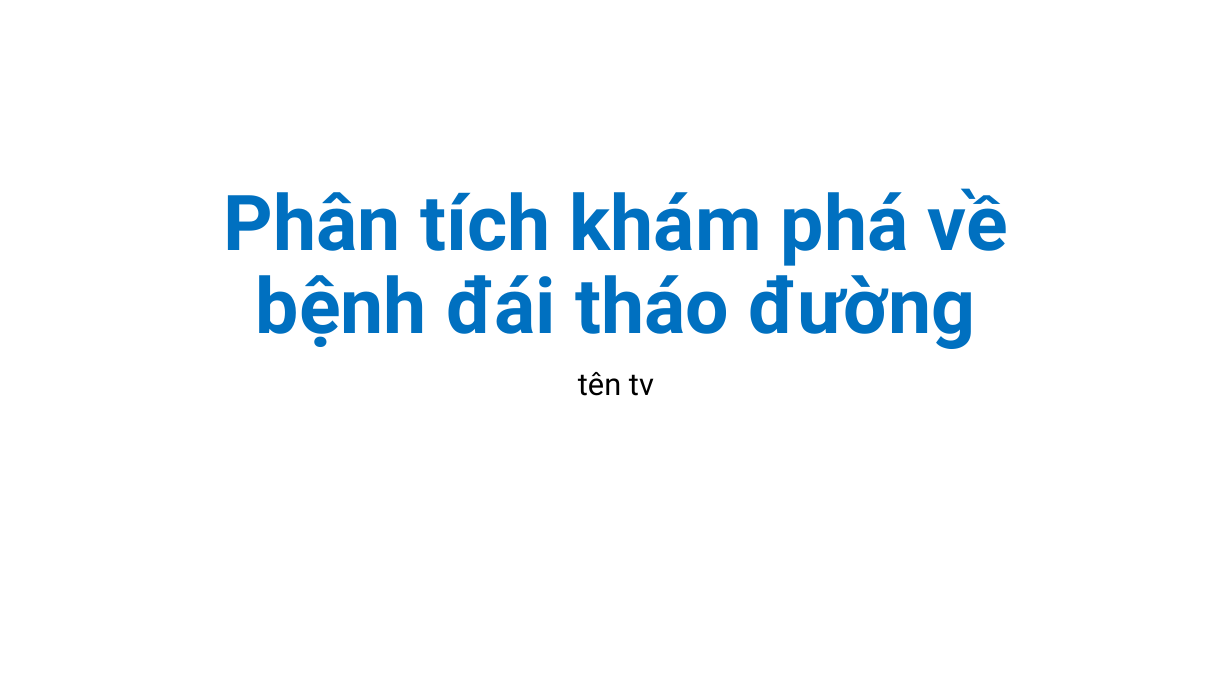
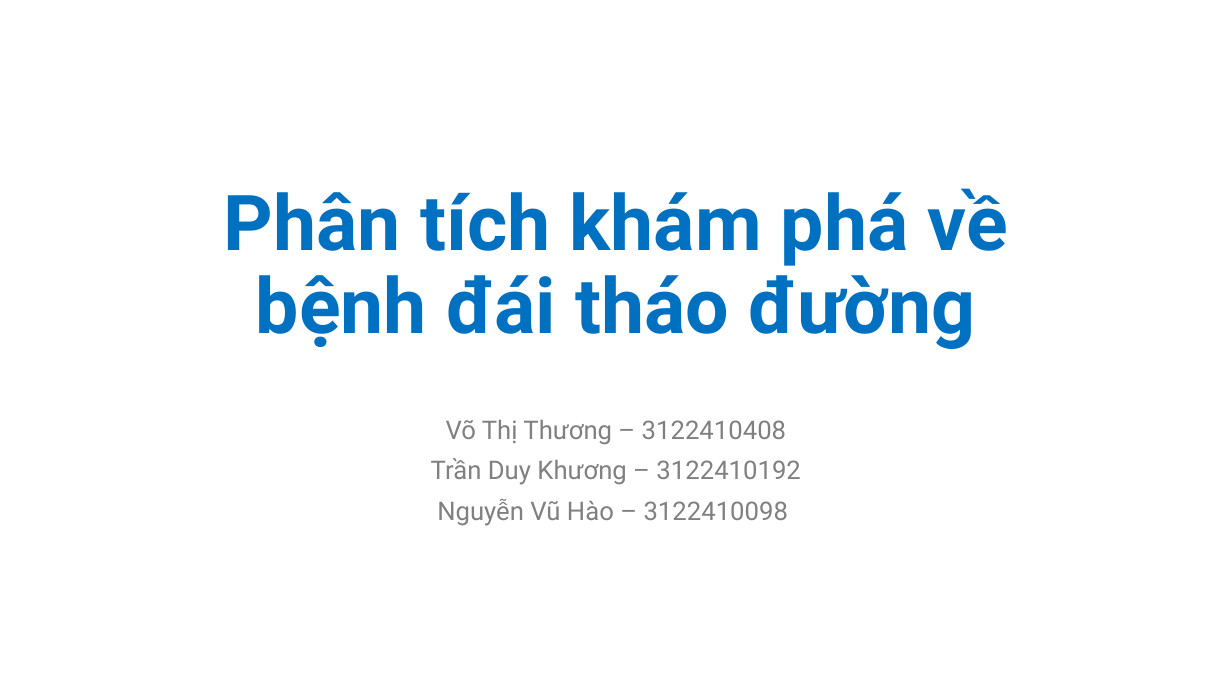
Before and after one commit to nvhao100604/PTDL_2025, a slide deck: slide 1 of BT3/slide/Phân tích khám phá về bệnh đái tháo đường.pptx. Drawn at 1232x693 pixels with LibreOffice and Linux fonts; fonts in the diff are those of the drawing. Boxes give left, top, right and bottom in pixels: in the first picture for what was removed or moved away, otherwise in the second. Text is boxed around its words. In the diff, an @@ line names an element or a change of style, - is before the commit and + after.

```diff
--- a/BT3/slide/Phân tích khám phá về bệnh đái tháo đường.pptx
+++ b/BT3/slide/Phân tích khám phá về bệnh đái tháo đường.pptx
@@ subtitle at (x1=431, y1=420, x2=800, y2=526): text changed; size 24 to 20 pt; text colour #000000 to #808080 @@
-tên tv
+Võ Thị Thương – 3122410408
+Trần Duy Khương – 3122410192
+Nguyễn Vũ Hào – 3122410098
```
Also in this commit, not shown: 3 other slides changed, 13 slides added, 1 slide removed.
